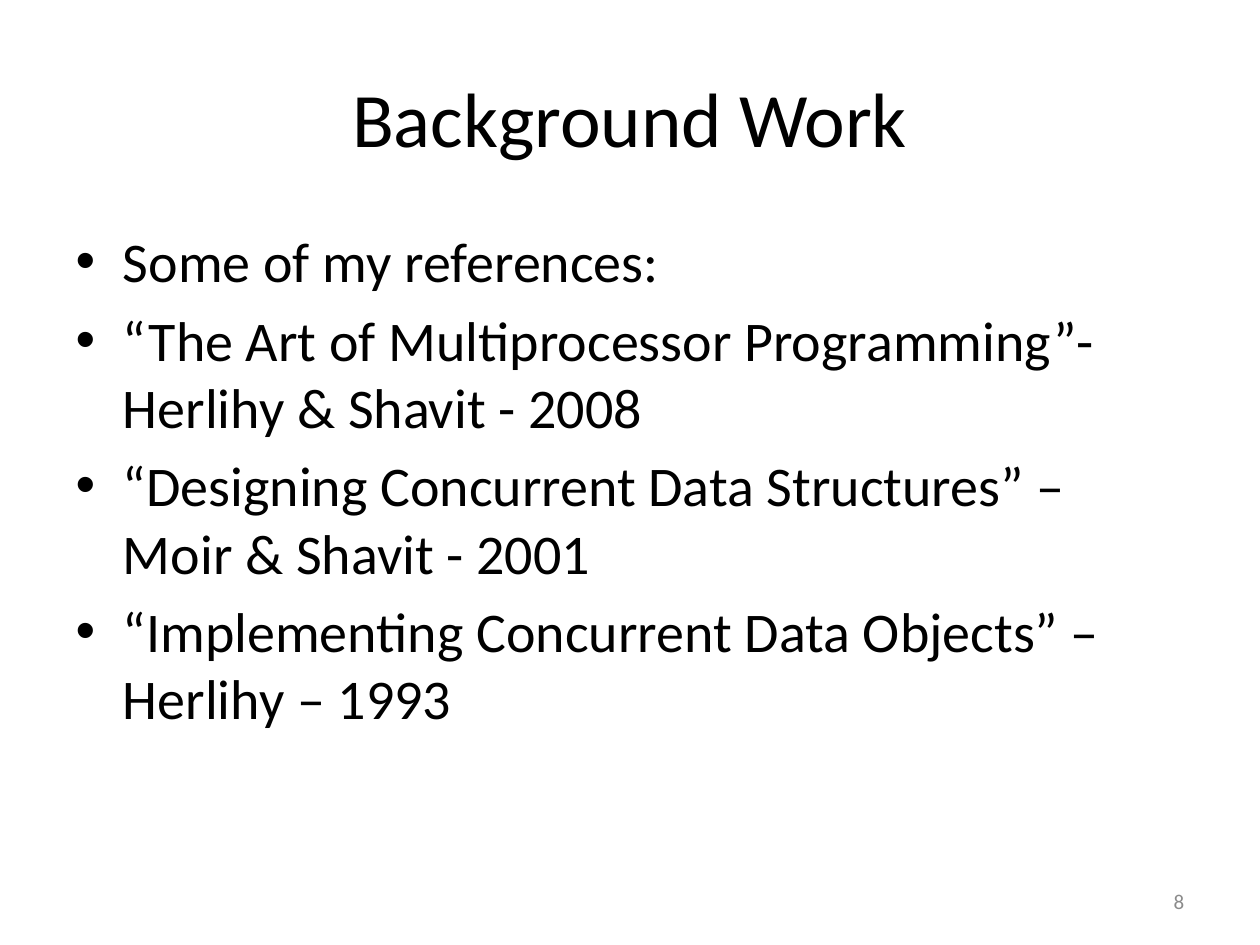
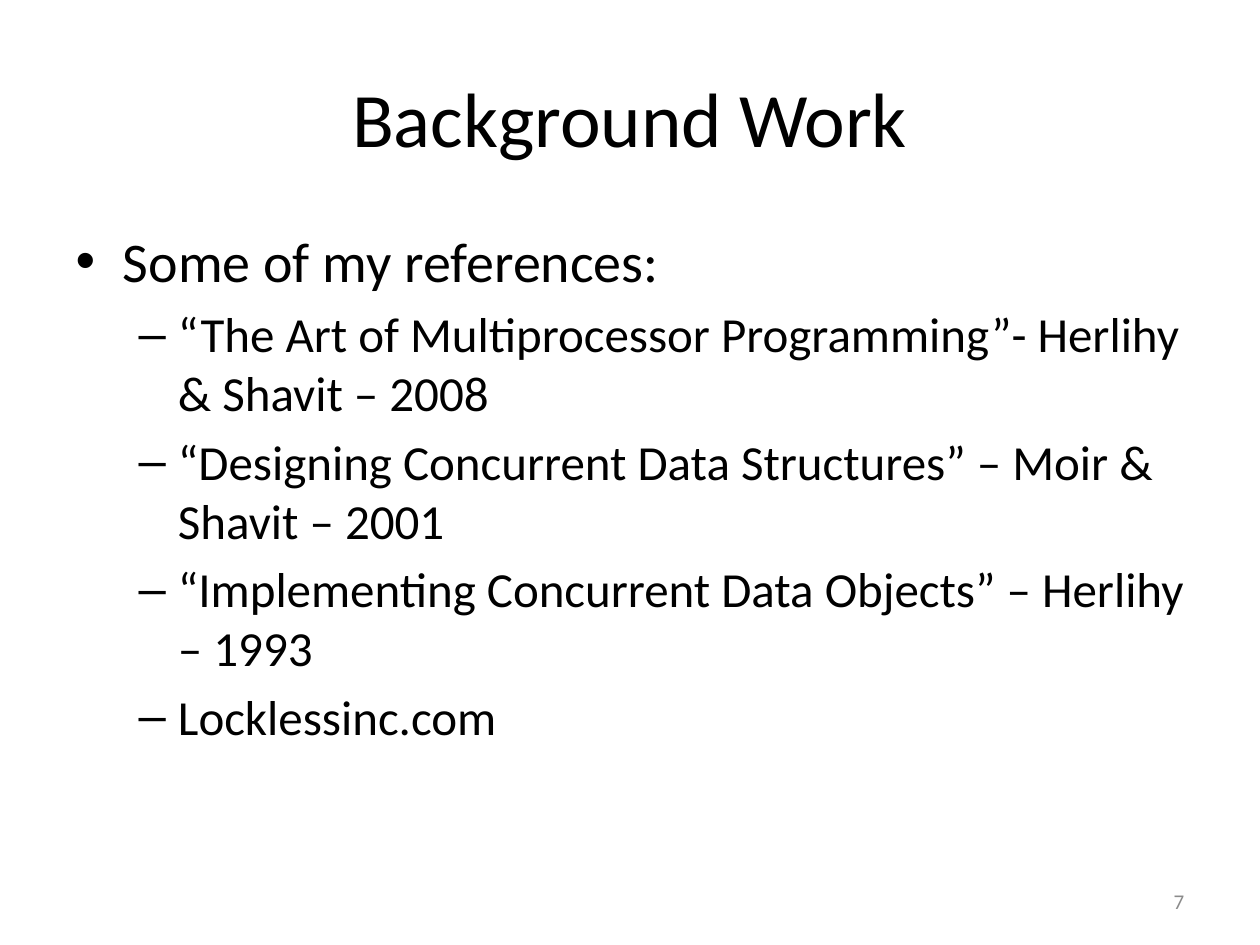
Before and after one commit to gibsonma/FYP, a slide deck: slide 7 of Report/FYP_Presentation.pptx (slide 8 before the commit). Drawn at 1260x945 pixels with LibreOffice and Linux fonts; fonts in the diff are those of the drawing. Boxes give left, top, right and bottom in pixels: in the first picture for what was removed or moved away, otherwise in the second. Text is boxed around its words. In the diff, an @@ line names an element or a change of style, - is before the commit and + after.

```diff
--- a/Report/FYP_Presentation.pptx
+++ b/Report/FYP_Presentation.pptx
@@ text at <box>178,317,1179,540</box>: text changed; size 32 to 28 pt @@
-• “The Art of Multiprocessor Programming”- Herlihy & Shavit - 2008
-• “Designing Concurrent Data Structures” – Moir & Shavit - 2001
+  – “The Art of Multiprocessor Programming”- Herlihy & Shavit – 2008
+  – “Designing Concurrent Data Structures” – Moir & Shavit – 2001
@@ text at <box>178,572,1183,667</box>: size 32 to 28 pt in "“Implementing Concurrent Data Objects” – Herlihy – ..."; bullet • to –; list level 1 to 2 in "“Implementing Concurrent Data Objects” – ..." @@
@@ text at <box>178,701,496,736</box>: paragraph added @@
+  – Locklessinc.com
@@ page number at <box>1174,895,1185,909</box>: text changed @@
-8
+7
```
Also in this commit, not shown: 5 other slides changed, 2 slides added, 1 slide removed, 14 other files.
